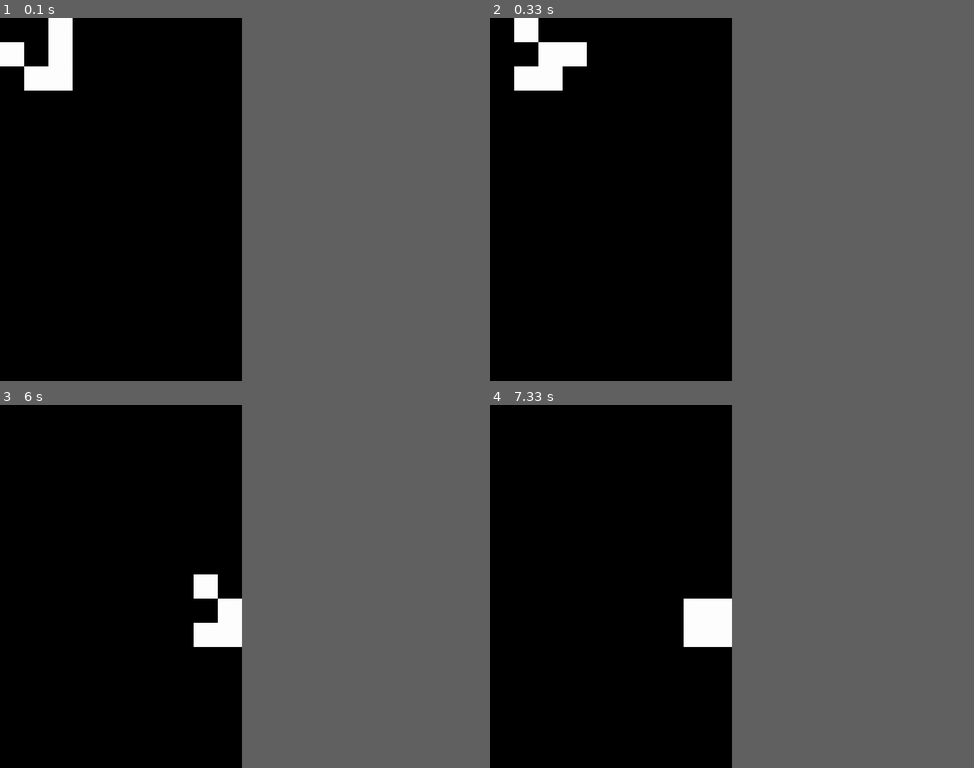
Above: before the commit, frames 1-4 (two rows, left to right).
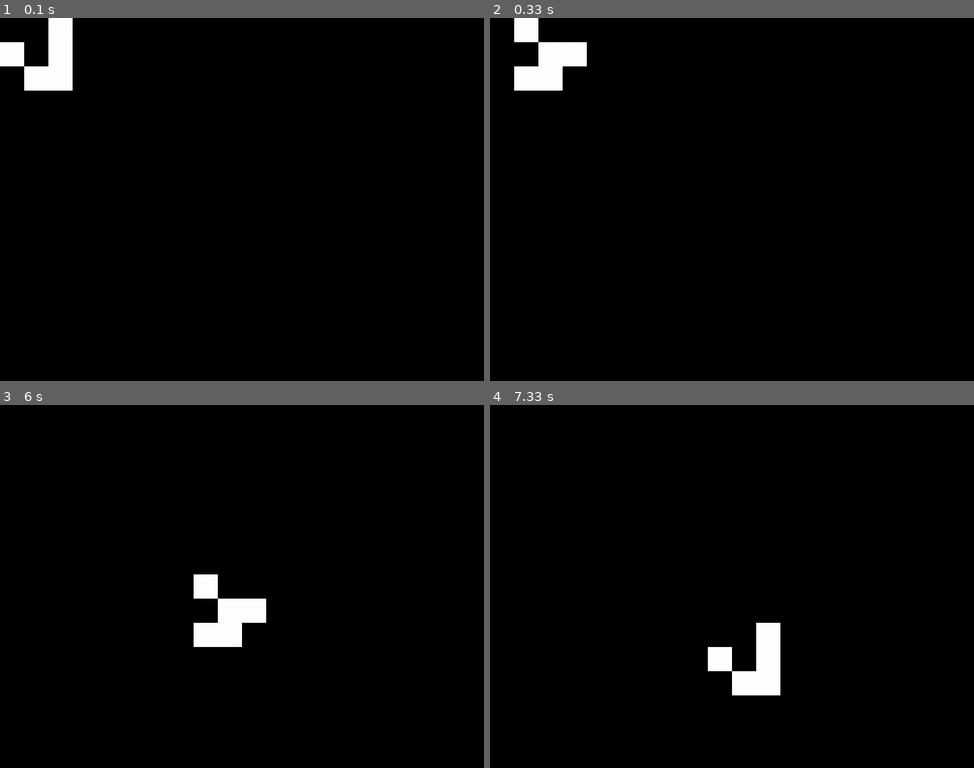
Above: after the commit, the same moments.

Repository: MyNameIsTrez/Game-of-Python
Game: pygame game, started from main.py
The game is run twice, just before and just after one commit, with the same random seed, the same clock (stepped at 60 frames per second) and the same inputs.
Inputs:
- Up to frame 1 (0.1 s): no input
- Up to frame 2 (0.33 s): no input
- Up to frame 3 (6 s): no input
- Up to frame 4 (7.33 s): no input
The window is 450x675 before the commit and 900x675 after it. Grey fills any space a smaller window leaves; there, only what the larger window draws over its background counts as a difference.

The runs differ from the first frame. In frame 1, only the window size differs. In frame 2, only the window size differs. In frame 3, 0.3% of the frame differs, in the area x 50-55%, y 53-60%; in frame 4, 3.0%, in the area x 40-60%, y 53-80%.

Commit message:
Made the grid bigger.

Diff:
--- a/main.py
+++ b/main.py
@@ -8,7 +8,7 @@
 def setup():
     pygame.init()
 
-    cols = 10
+    cols = 20
     rows = 15
     cell_size = 64  # the width and height of the cells' img
 
